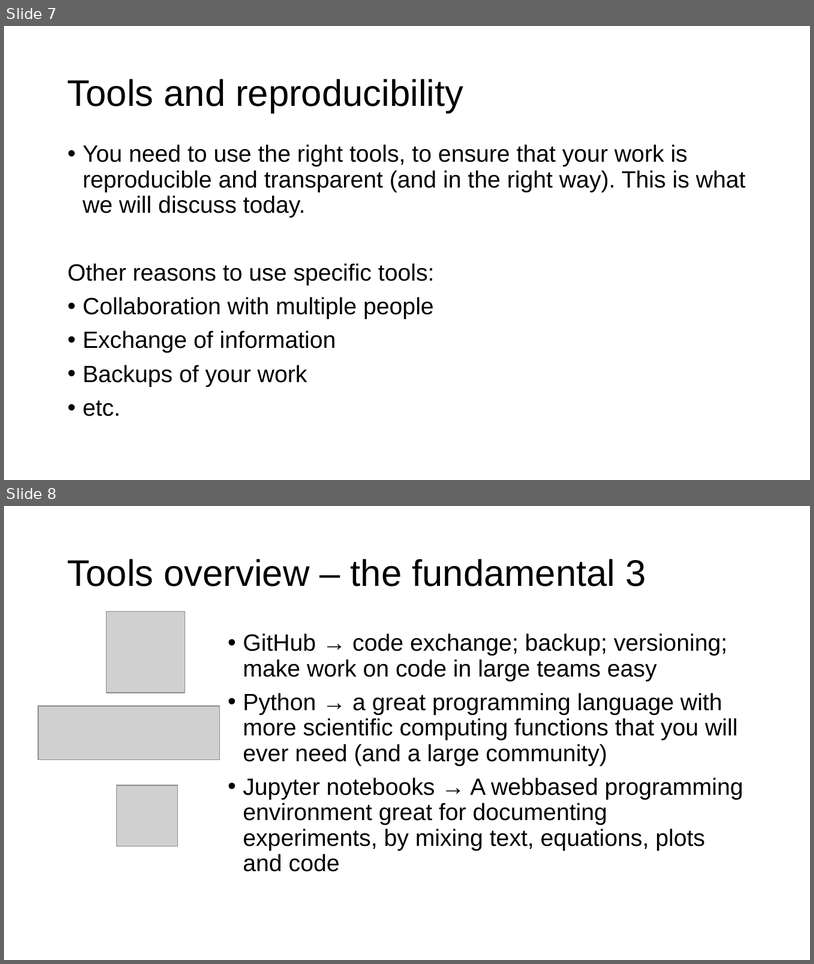
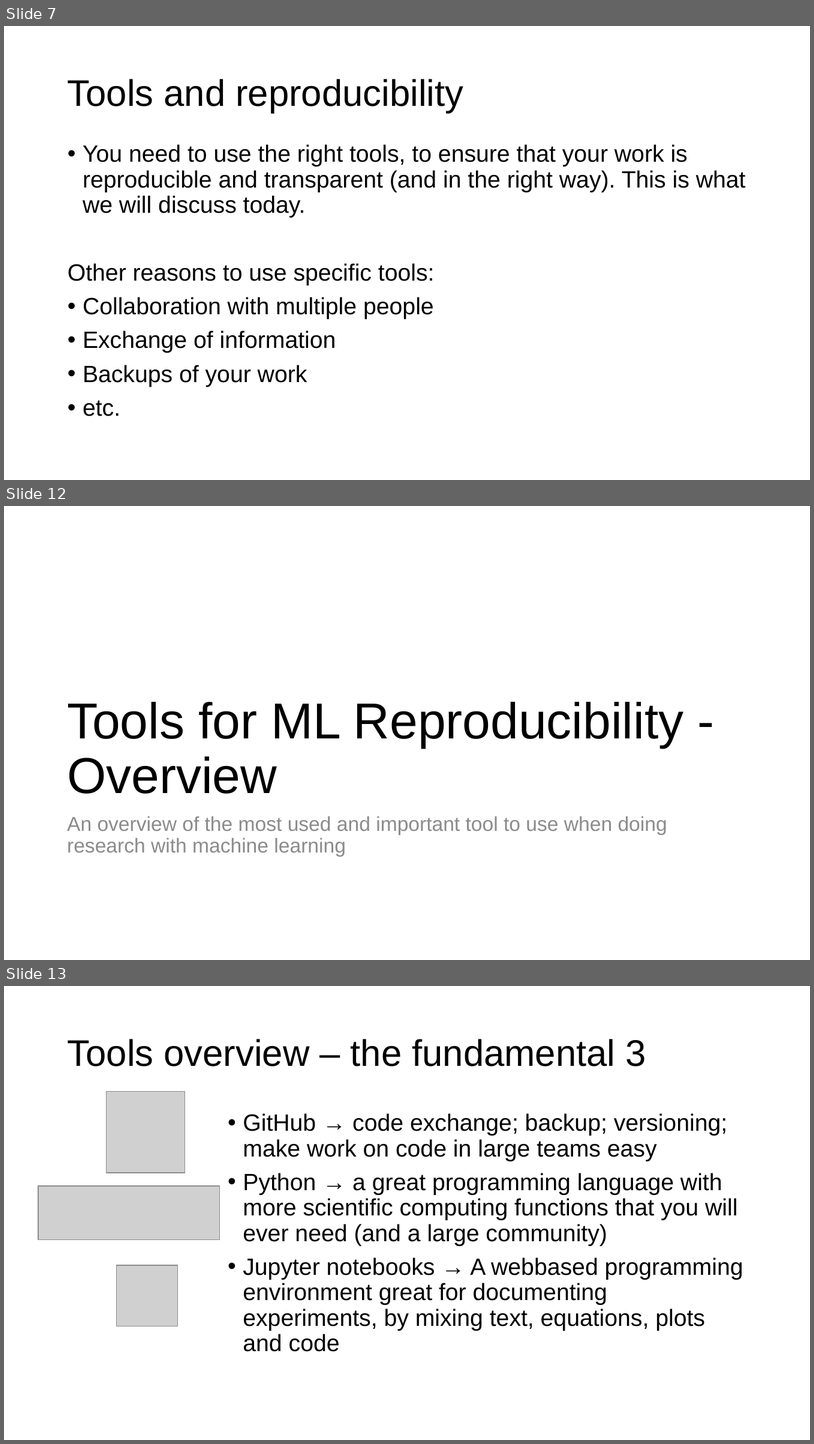
Before and after one commit to toelt-llc/MACHINE-LEARNING-SCHOOL-INAF, a slide deck: DAY1/04 - Introduction to python and scikit-learn/Introduction Python and Scikit-learn.pptx. Shown one above the other, each under a label of ours: slides 7 and 8 before the commit, slides 7, 12 and 13 after it; the slides between them are not shown. The pictures are 814x964 and 814x1444 pixels, drawn with LibreOffice and Linux fonts; fonts in the diff are those of the drawing; grey boxes stand for pictures; background and template pictures are left out. Boxes give left, top, right and bottom in pixels: in the first picture for what was removed or moved away, otherwise in the second. Text is boxed around its words. In the diff, an @@ line names an element or a change of style, - is before the commit and + after.

```diff
--- a/DAY1/04 - Introduction to python and scikit-learn/Introduction Python and Scikit-learn.pptx
+++ b/DAY1/04 - Introduction to python and scikit-learn/Introduction Python and Scikit-learn.pptx
@@ slide 12 added at <box>4,506,810,960</box>, background #FFFFFF @@
@@ title added at <box>67,702,684,793</box>, 45 pt, text #000000 @@
+Tools for ML Reproducibility - Overview
@@ text added at <box>67,816,668,856</box>, 18 pt, text #8C8C8C @@
+An overview of the most used and important tool to use when doing research with machine learning
@@ what was slide 8 is now slide 13 @@
```
Also in this commit, not shown: 4 slides changed, 6 other slides added, 4 slides removed, 6 other files.
